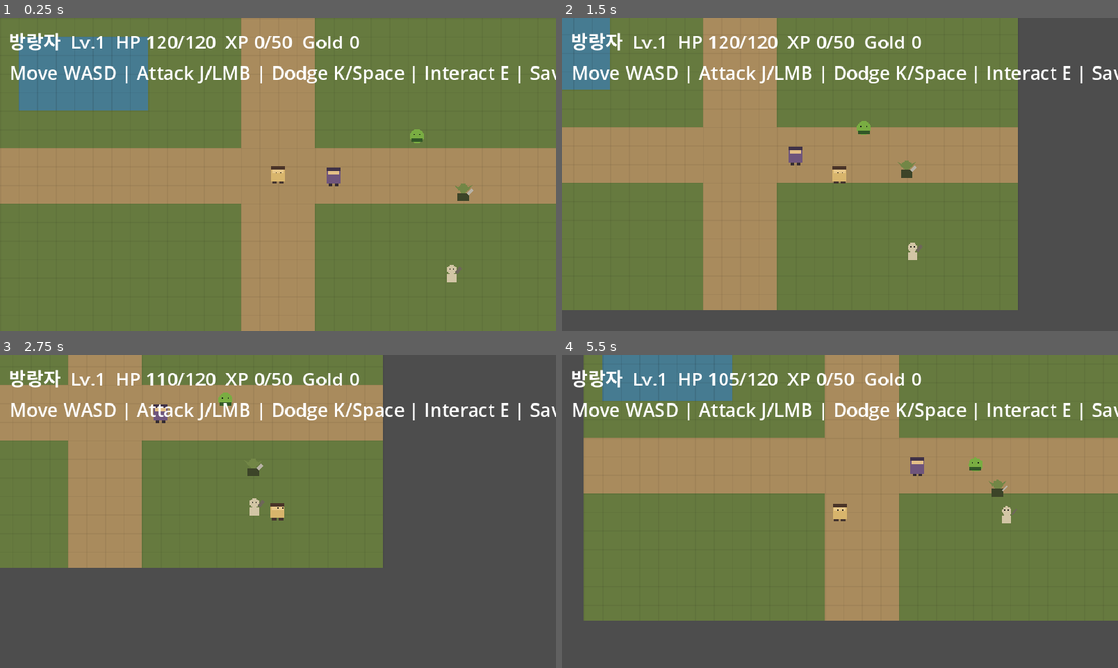
Above: before the commit, frames 1-4 (two rows, left to right).
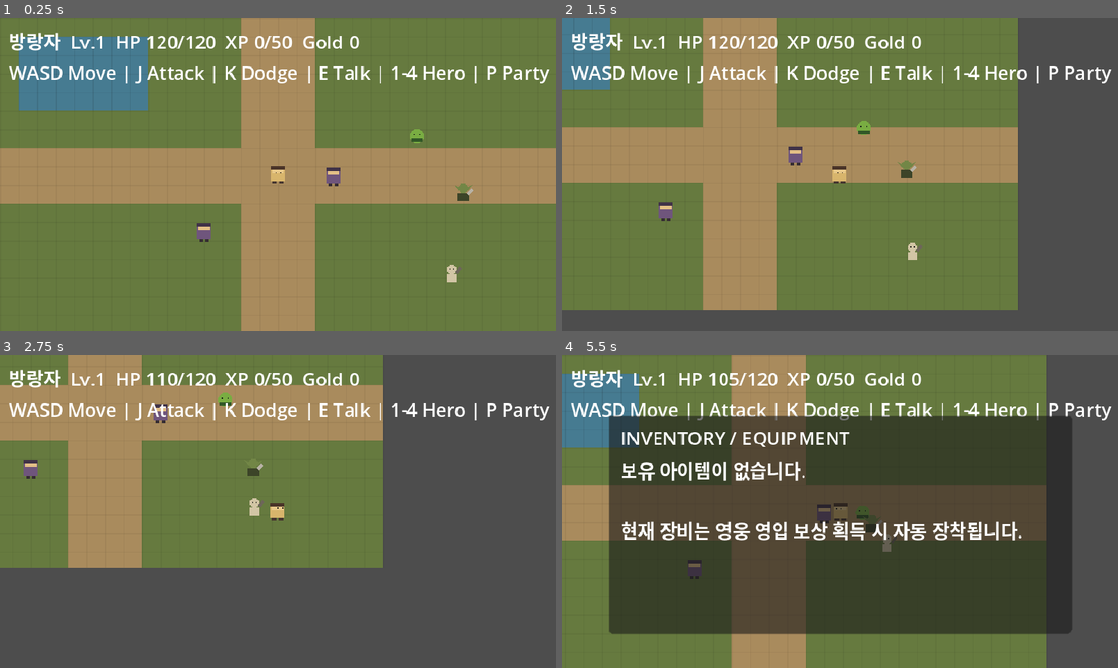
Above: after the commit, the same moments.

Repository: tjqmf14-source/rpg-game-v1
Game: Godot game, scene res://scenes/main.tscn
Same seed, same stepped clock (60 frames per second), same inputs: the game is played once before the commit and once after it.
Inputs (mouse positions are in pixels of both pictures, inside the frame that each line leads up to):
- Up to frame 1 (0.25 s): no input
- Up to frame 2 (1.5 s): tap Enter at 0.5 s; move the mouse to (962, 158) at 0.52 s; hold Right (ui_right) 0.53-1.28 s; tap E at 0.6 s; click (962, 158) at 0.67 s; tap Space at 0.77 s; move the mouse to (728, 190) at 1.27 s; hold Down (ui_down) from 1.28 s (still down); tap J at 1.35 s
- Up to frame 3 (2.75 s): tap Space at 1.52 s; move the mouse to (333, 442) at 2.02 s; release Down (ui_down) at 2.03 s; hold Right (ui_right) from 2.03 s (still down); tap K at 2.1 s
- Up to frame 4 (5.5 s): move the mouse to (812, 574) at 2.77 s; release Right (ui_right) at 2.78 s; hold Up (ui_up) 2.78-3.53 s; tap 1 at 2.85 s; click (812, 574) at 2.92 s; tap Space at 3.02, 3.77, 4.52 s; move the mouse to (1006, 558) at 3.52 s; hold Left (ui_left) 3.53-5.03 s; tap 4 at 3.6 s; move the mouse to (673, 464) at 4.27 s; tap P at 4.35 s; move the mouse to (867, 511) at 5.02 s; hold Down (ui_down) from 5.03 s (still down); tap I at 5.1 s; click (867, 511) at 5.17 s

The runs differ from the first frame. In frame 1, 2.4% of the frame differs, in the area x 1-100%, y 15-72%; in frame 2, 2.4%; in frame 3, 2.4%; in frame 4, 90%, in the area x 0-100%, y 0-100%.

Commit message:
feat: add recruitable heroes and collection UI

Diff:
--- a/scenes/main.tscn
+++ b/scenes/main.tscn
@@ -6,6 +6,7 @@
 [ext_resource type="Script" path="res://scripts/interaction/interactable_npc.gd" id="4_npc"]
 [ext_resource type="Script" path="res://scripts/ui/dialogue_box.gd" id="5_dialogue"]
 [ext_resource type="Script" path="res://scripts/combat/enemy_controller.gd" id="6_enemy"]
+[ext_resource type="Script" path="res://scripts/ui/collection_panel.gd" id="7_collection"]
 
 [sub_resource type="RectangleShape2D" id="RectangleShape2D_player"]
 size = Vector2(10, 10)
@@ -51,9 +52,29 @@
 monitoring = false
 script = ExtResource("4_npc")
 speaker_name = "로완"
-dialogue_text = "동쪽 초원에 마물이 나타났네. 공격은 J 또는 마우스 왼쪽, 회피는 K 또는 Space로 해보게."
+dialogue_text = "함께 싸우지. 숫자키로 나를 전면에 세울 수 있네. 이 검도 받아두게."
+unlock_hero_id = "rowan_knight"
+reward_item_id = "traveler_sword"
+reward_once_flag = "recruit_rowan"
 
 [node name="CollisionShape2D" type="CollisionShape2D" parent="GuideNPC"]
+position = Vector2(0, 2)
+shape = SubResource("RectangleShape2D_npc")
+
+
+[node name="MiraNPC" type="Area2D" parent="."]
+position = Vector2(176, 184)
+collision_layer = 2
+collision_mask = 0
+monitoring = false
+script = ExtResource("4_npc")
+speaker_name = "미라"
+dialogue_text = "고대의 파편을 조사하고 있었어. 나도 동행할게. 이 수호복은 챙겨 둬."
+unlock_hero_id = "mira_apprentice"
+reward_item_id = "leather_guard"
+reward_once_flag = "recruit_mira"
+
+[node name="CollisionShape2D" type="CollisionShape2D" parent="MiraNPC"]
 position = Vector2(0, 2)
 shape = SubResource("RectangleShape2D_npc")
 
@@ -122,7 +143,7 @@
 text = "RELIC BOUND"
 
 [node name="Help" type="Label" parent="UI/Margin/VBox"]
-text = "Move WASD | Attack J/LMB | Dodge K/Space | Interact E | Save F5 | Load F9"
+text = "WASD Move | J Attack | K Dodge | E Talk | 1-4 Hero | P Party | I Bag | C Codex"
 
 [node name="Toast" type="Label" parent="UI"]
 visible = false
@@ -133,6 +154,36 @@
 text = "Saved"
 horizontal_alignment = 1
 
+
+[node name="CollectionPanel" type="PanelContainer" parent="UI"]
+visible = false
+offset_left = 40.0
+offset_top = 52.0
+offset_right = 440.0
+offset_bottom = 240.0
+script = ExtResource("7_collection")
+
+[node name="Margin" type="MarginContainer" parent="UI/CollectionPanel"]
+layout_mode = 2
+theme_override_constants/margin_left = 10
+theme_override_constants/margin_top = 8
+theme_override_constants/margin_right = 10
+theme_override_constants/margin_bottom = 8
+
+[node name="VBox" type="VBoxContainer" parent="UI/CollectionPanel/Margin"]
+layout_mode = 2
+
+[node name="Title" type="Label" parent="UI/CollectionPanel/Margin/VBox"]
+unique_name_in_owner = true
+layout_mode = 2
+text = "PARTY / HEROES"
+
+[node name="Body" type="Label" parent="UI/CollectionPanel/Margin/VBox"]
+unique_name_in_owner = true
+layout_mode = 2
+text = "Collection"
+autowrap_mode = 2
+
 [node name="Dialogue" type="PanelContainer" parent="UI"]
 visible = false
 offset_left = 40.0
Not shown: 1 places in scenes/main.tscn that only renumber resources
